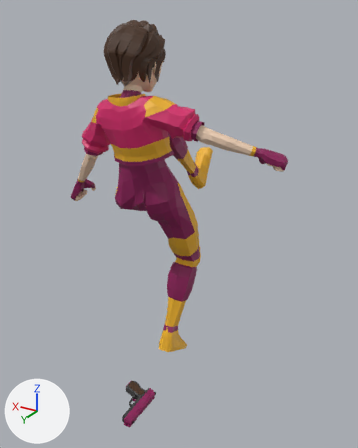
Renders of the glTF model public/avatares/av-ginasta-fita.glb from each side of a commit.
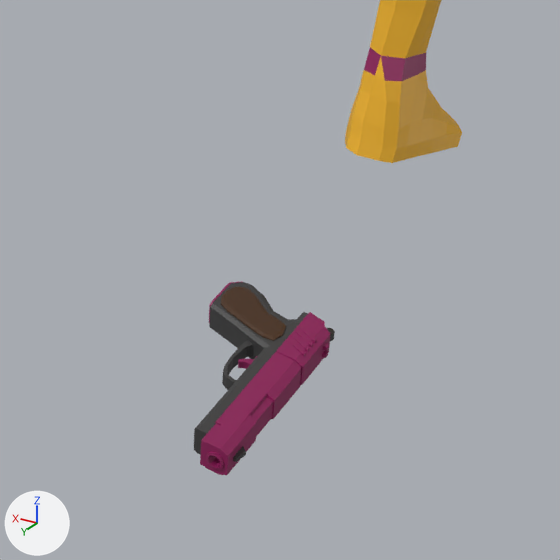
Each version appears first whole from a 50 mm camera at (-1.265, 2.047, 1.99) aimed at (-0.054, 0.028, 0.981), and next in a close-up on the part from 21% to 59% of the width and 70% to 100% of the height. Arrows for +X, +Y and +Z are at lower left; the lights stay in place. The older version's two pictures come first. Where no turn or scale is listed for an object, it has been applied to the vertices. Vertices at exactly the same position are counted once.

Names of what the first close-up shows: 'Pistol'.
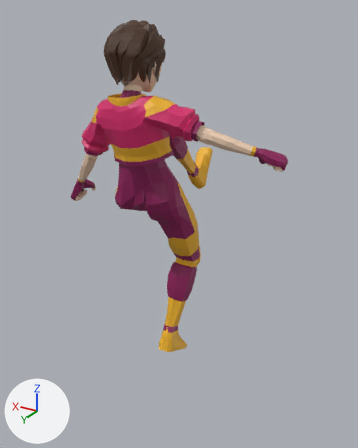
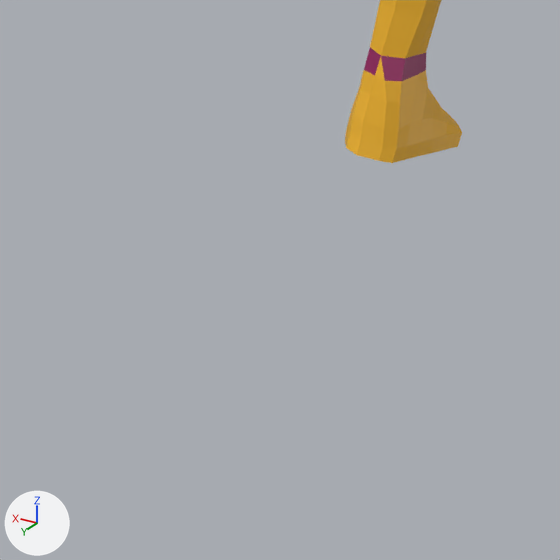
The newer file is also turned or shifted as a whole; pictures and numbers use the older file's frame.

Changed parts and their boxes (x1, y1, x2, y2) in the close-ups (560 x 560 px):
'Pistol', reshaped: before (194, 0, 462, 475); after (345, 0, 462, 163)
part 1 of me_cube_204, deleted: before (194, 281, 335, 475)

What changed in the scene script:
```text
Change me_cube_204:
    used by ob_pistol; location = (0.01, 0.391, 0.111)
    remove me_cube_204.from_pydata(...)  # 4188 vertices, 8038 faces; spans x -0.63..0.5, y -0.95..0.19, z -0.02..1.84
    remove me_cube_204.materials.append(mat_darkbrown)  # brown #492e18
    remove me_cube_204.materials.append(mat_grey)  # dark grey #3f3f3f
    add me_cube_204.from_pydata(...)  # 3608 vertices, 6998 faces; spans x -0.63..0.5, y -0.95..0.01, z 0.04..1.84
    me_cube_204 part 1: 19 loose pieces with 580 vertices, spanning x -0.12..0.06, y -0.07..0.19, z -0.02..0.03, are deleted
    other edits to the shape of me_cube_204 do not show in these pictures
```
